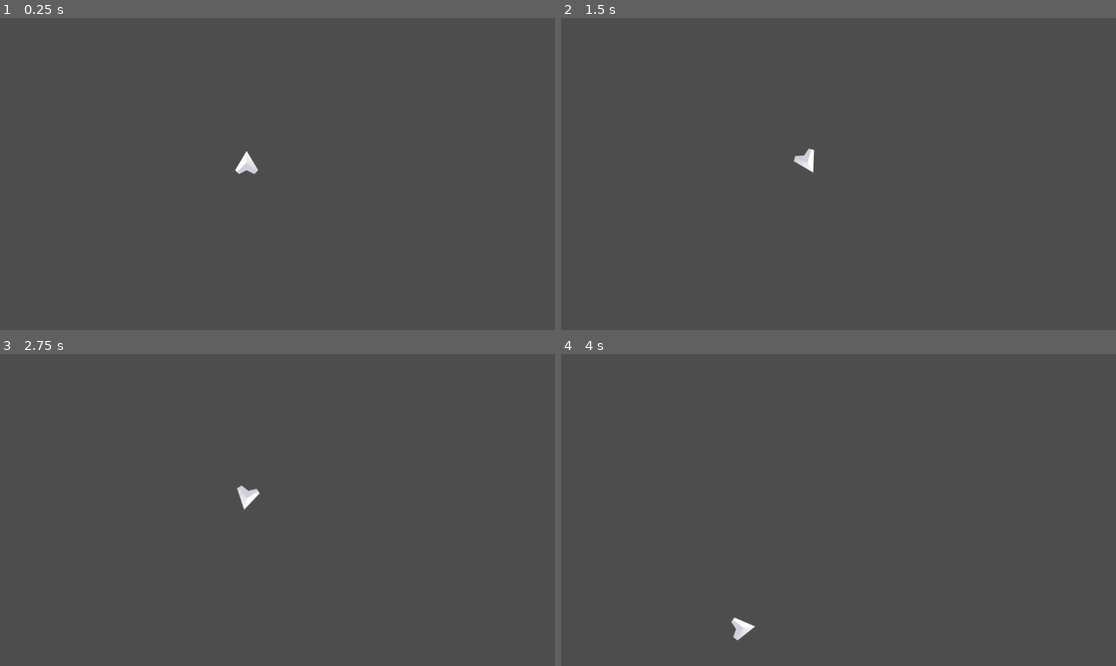
Above: before the commit, frames 1-4 (two rows, left to right).
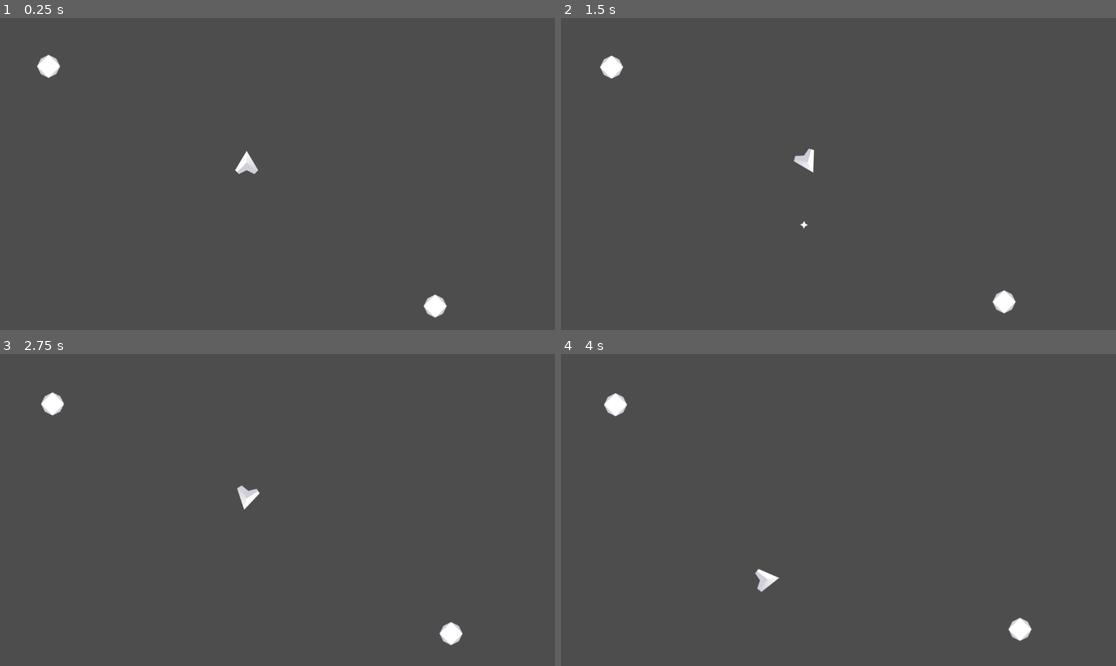
Above: after the commit, the same moments.

Repository: parkandy4884/Space-Shooter
Game: Godot game, scene res://game.tscn
Two runs of this game, one before a commit and one after it. Both use one fixed random seed, a clock stepped at 60 frames per second and the inputs below.
Inputs:
- Up to frame 1 (0.25 s): no input
- Up to frame 2 (1.5 s): hold D (Right) 0.53-1.28 s; tap Space (Shoot, bound only after the commit) at 0.6, 1.35 s; hold A (Left) from 1.28 s (still down)
- Up to frame 3 (2.75 s): release A (Left) at 2.03 s; hold D (Right) from 2.03 s (still down); tap Space (Shoot, bound only after the commit) at 2.1 s
- Up to frame 4 (4 s): release D (Right) at 2.78 s; hold W (Forward) 2.78-3.53 s; tap Space (Shoot, bound only after the commit) at 2.85, 3.6 s; hold A (Left) from 3.53 s (still down)

The runs differ from the first frame. In frame 1, 0.4% of the frame differs, in the area x 6-81%, y 11-96%; in frame 2, 0.4%; in frame 3, 0.4%; in frame 4, 0.8%, in the area x 7-85%, y 12-92%.

Commit message:
Completes part2

Diff:
--- /dev/null
+++ b/Asteroid/Asteroid.gd
@@ -0,0 +1,11 @@
+extends CharacterBody2D
+
+var initial_speed = 100.0
+
+func _ready():
+	velocity = Vector2(0,initial_speed*randf()).rotated(2*PI*randf())
+
+func _physics_process(_delta):
+	move_and_slide()
+	position.x = wrapf(position.x, 0, 1152)
+	position.y = wrapf(position.y, 0, 648)
--- /dev/null
+++ b/Asteroid/asteroid.tscn
@@ -0,0 +1,13 @@
+[gd_scene load_steps=3 format=3 uid="uid://bkyd6dfujn7cl"]
+
+[ext_resource type="Script" path="res://Asteroid/Asteroid.gd" id="1_dgtqp"]
+[ext_resource type="Texture2D" uid="uid://cj2lfjfx8oef0" path="res://Assets/Meteor.png" id="2_n3mx4"]
+
+[node name="Asteroid" type="CharacterBody2D"]
+script = ExtResource("1_dgtqp")
+
+[node name="Sprite2D" type="Sprite2D" parent="."]
+texture = ExtResource("2_n3mx4")
+
+[node name="CollisionPolygon2D" type="CollisionPolygon2D" parent="."]
+polygon = PackedVector2Array(21, -17.3, 21, -14.3, 29.1, 4, 26.3, 4, 20.3, 18, 18.6, 18, 2.6, 28, -2.5, 28, -21, 17.1, -21, 14.3, -29.1, -4, -26.2, -4, -17.2, -21, -14.5, -21, -4, -26.2, -4, -29.2)
--- /dev/null
+++ b/Player/Bullet.gd
@@ -0,0 +1,21 @@
+extends Area2D
+
+
+var speed = 10.0
+var damage = 1.0
+var velocity = Vector2.ZERO
+
+func _ready():
+	velocity = Vector2(0,-speed).rotated(rotation)
+
+
+func _physics_process(_delta):
+	position = position + velocity
+
+
+func _on_body_entered(_body):
+	queue_free()
+
+
+func _on_timer_timeout():
+	queue_free()
--- a/Player/Player.gd
+++ b/Player/Player.gd
@@ -1,16 +1,26 @@
 extends CharacterBody2D
 
-var speed = 8
-var max_speed = 1000
+var speed = 5
+var max_speed = 400
 var rotate_speed = 0.08
+var nose = Vector2(0,-60)
+var Bullet = load("res://Player/bullet.tscn")
 
-func _physics_process(delta):
+func get_input():
+	var to_return = Vector2.ZERO
+	$Exhaust.hide()
+	if Input.is_action_pressed("Forward"):
+		to_return += Vector2(0,-1)
+		$Exhaust.show()
 	if Input.is_action_pressed("Left"):
 		rotation -= rotate_speed
 	if Input.is_action_pressed("Right"):
 		rotation += rotate_speed
-	if Input.is_action_pressed("Forward"):
-		velocity = velocity + Vector2(0,-speed).rotated(rotation)
+	return to_return.rotated(rotation)
+
+func _physics_process(_delta):
+	velocity += get_input()*speed
+	velocity = velocity.normalized() * clamp(velocity.length(), 0, max_speed)
 
 	position.x = wrapf(position.x, 0, 1152)
 	position.y = wrapf(position.y, 0, 648)
@@ -18,3 +28,11 @@
 
 
 	move_and_slide()
+
+	if Input.is_action_just_pressed("Shoot"):
+		var bullet = Bullet.instantiate()
+		bullet.position = position + nose.rotated(rotation)
+		bullet.rotation = rotation
+		var Effects = get_node_or_null("/root/Game/Effects")
+		if Effects != null:
+			Effects.add_child(bullet)
--- /dev/null
+++ b/Player/bullet.tscn
@@ -0,0 +1,24 @@
+[gd_scene load_steps=4 format=3 uid="uid://bshnffdrx7g3w"]
+
+[ext_resource type="Script" path="res://Player/Bullet.gd" id="1_03oj8"]
+[ext_resource type="Texture2D" uid="uid://dhgv070v7yls5" path="res://Assets/Bullet.png" id="2_f3cw8"]
+
+[sub_resource type="CircleShape2D" id="CircleShape2D_apmmq"]
+radius = 12.0
+
+[node name="Bullet" type="Area2D"]
+script = ExtResource("1_03oj8")
+
+[node name="Sprite2D" type="Sprite2D" parent="."]
+texture = ExtResource("2_f3cw8")
+
+[node name="CollisionShape2D" type="CollisionShape2D" parent="."]
+shape = SubResource("CircleShape2D_apmmq")
+
+[node name="Timer" type="Timer" parent="."]
+wait_time = 2.0
+one_shot = true
+autostart = true
+
+[connection signal="body_entered" from="." to="." method="_on_body_entered"]
+[connection signal="timeout" from="Timer" to="." method="_on_timer_timeout"]
--- /dev/null
+++ b/Player/player.tscn
@@ -0,0 +1,19 @@
+[gd_scene load_steps=4 format=3 uid="uid://8h7c0w4t8gdk"]
+
+[ext_resource type="Script" path="res://Player/Player.gd" id="1_lq1bw"]
+[ext_resource type="Texture2D" uid="uid://byjj6aowq227o" path="res://Assets/Exhaust.png" id="2_cvv62"]
+[ext_resource type="Texture2D" uid="uid://cx5edd3iwt65q" path="res://Assets/Player.png" id="3_5r3fl"]
+
+[node name="Player" type="CharacterBody2D"]
+position = Vector2(512, 300)
+script = ExtResource("1_lq1bw")
+
+[node name="Exhaust" type="Sprite2D" parent="."]
+position = Vector2(0, 50)
+texture = ExtResource("2_cvv62")
+
+[node name="Sprite2D" type="Sprite2D" parent="."]
+texture = ExtResource("3_5r3fl")
+
+[node name="CollisionPolygon2D" type="CollisionPolygon2D" parent="."]
+polygon = PackedVector2Array(5, -25.2, 5, -22.5, 28.3, 17, 27.2, 19, 25.9, 19, 17.9, 28, 13.6, 28, -0.700001, 21.7, -19, 29, -19, 25.9, -28, 17.9, -28, 14.4, -3, -25.6, -3, -29.2)
--- a/game.tscn
+++ b/game.tscn
@@ -1,16 +1,18 @@
 [gd_scene load_steps=3 format=3 uid="uid://c2gmsdt5a7e0h"]
 
-[ext_resource type="Texture2D" uid="uid://cx5edd3iwt65q" path="res://Assets/Player.png" id="1_2lim2"]
-[ext_resource type="Script" path="res://Player/Player.gd" id="1_sifxh"]
+[ext_resource type="PackedScene" uid="uid://8h7c0w4t8gdk" path="res://Player/player.tscn" id="1_hj8e7"]
+[ext_resource type="PackedScene" uid="uid://bkyd6dfujn7cl" path="res://Asteroid/asteroid.tscn" id="2_mf5jv"]
 
 [node name="Game" type="Node2D"]
 
-[node name="Player" type="CharacterBody2D" parent="."]
-position = Vector2(512, 300)
-script = ExtResource("1_sifxh")
+[node name="Player" parent="." instance=ExtResource("1_hj8e7")]
 
-[node name="Sprite2D" type="Sprite2D" parent="Player"]
-texture = ExtResource("1_2lim2")
+[node name="Asteroid_Container" type="Node2D" parent="."]
 
-[node name="CollisionPolygon2D" type="CollisionPolygon2D" parent="Player"]
-polygon = PackedVector2Array(5, -25.2, 5, -22.5, 28.3, 17, 27.2, 19, 25.9, 19, 17.9, 28, 13.6, 28, -0.700001, 21.7, -19, 29, -19, 25.9, -28, 17.9, -28, 14.4, -3, -25.6, -3, -29.2)
+[node name="Asteroid" parent="Asteroid_Container" instance=ExtResource("2_mf5jv")]
+position = Vector2(100, 100)
+
+[node name="Asteroid2" parent="Asteroid_Container" instance=ExtResource("2_mf5jv")]
+position = Vector2(900, 600)
+
+[node name="Effects" type="Node2D" parent="."]
--- a/global.gd
+++ b/global.gd
@@ -1,7 +1,8 @@
 extends Node
 
+func _ready():
+	randomize()
 
-
-func _process(delta):
+func _process(_delta):
 	if Input.is_action_pressed("Quit"):
 		get_tree().quit()
--- a/project.godot
+++ b/project.godot
@@ -41,3 +41,8 @@
 "events": [Object(InputEventKey,"resource_local_to_scene":false,"resource_name":"","device":0,"window_id":0,"alt_presse …(181 unchanged characters)…
 ]
 }
+Shoot={
+"deadzone": 0.5,
+"events": [Object(InputEventKey,"resource_local_to_scene":false,"resource_name":"","device":-1,"window_id":0,"alt_pressed":false,"shift_pressed":false,"ctrl_pressed":false,"meta_pressed":false,"pressed":false,"keycode":0,"physical_keycode":32,"key_label":0,"unicode":32,"echo":false,"script":null)
+]
+}
